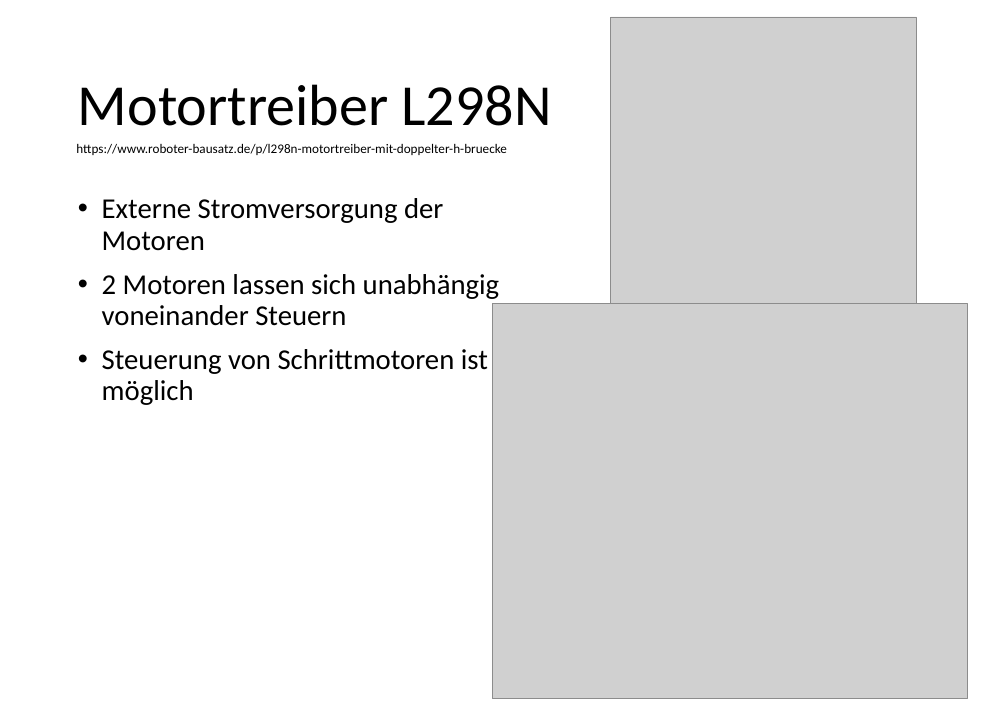
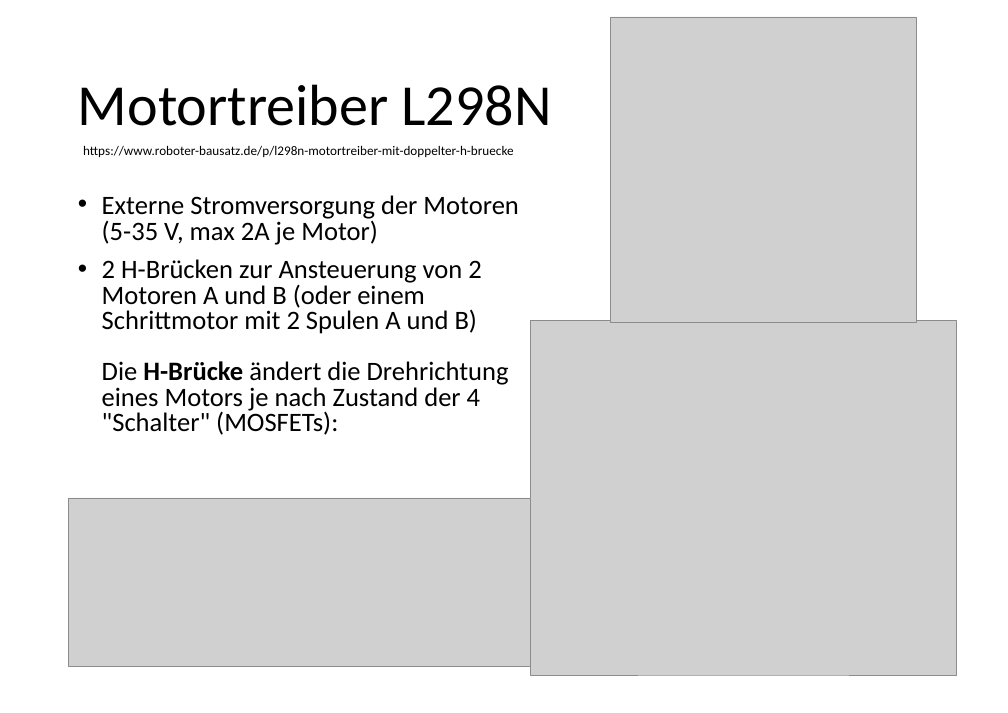
Before and after one commit to markhoff28/ztlArduinoCourse, a slide deck: slide 3 of Advanced/Workshop DC-Motor.odp. Drawn at 1008x713 pixels with LibreOffice and Linux fonts; fonts in the diff are those of the drawing; grey boxes stand for pictures. Boxes give left, top, right and bottom in pixels: in the first picture for what was removed or moved away, otherwise in the second. Text is boxed around its words. In the diff, an @@ line names an element or a change of style, - is before the commit and + after.

```diff
--- a/Advanced/Workshop DC-Motor.odp
+++ b/Advanced/Workshop DC-Motor.odp
@@ text "https://www.roboter-bausatz.de/p/l298n-motortreiber-mit-dopp ..." rewrapped from (76, 144, 507, 155) to (83, 146, 514, 279) @@
@@ text removed at (102, 198, 500, 405) @@
-• Externe Stromversorgung der Motoren
-• 2 Motoren lassen sich unabhängig voneinander Steuern
-• Steuerung von Schrittmotoren ist möglich
@@ text added at (102, 195, 518, 435), 22.2 pt, text #000000 @@
+• Externe Stromversorgung der Motoren (5-35 V, max 2A je Motor)
+• 2 H-Brücken zur Ansteuerung von 2 Motoren A und B (oder einem Schrittmotor mit 2 Spulen A und B)
+  Die H-Brücke ändert die Drehrichtung eines Motors je nach Zustand der 4 "Schalter" (MOSFETs):
@@ picture: place and size @@
-picture at (492, 304, 967, 698)
+picture at (531, 321, 957, 675)
@@ picture added at (68, 498, 530, 666) @@
```
Also in this commit, not shown: 4 other slides changed, 1 slide added, 1 slide removed, 13 other files.
